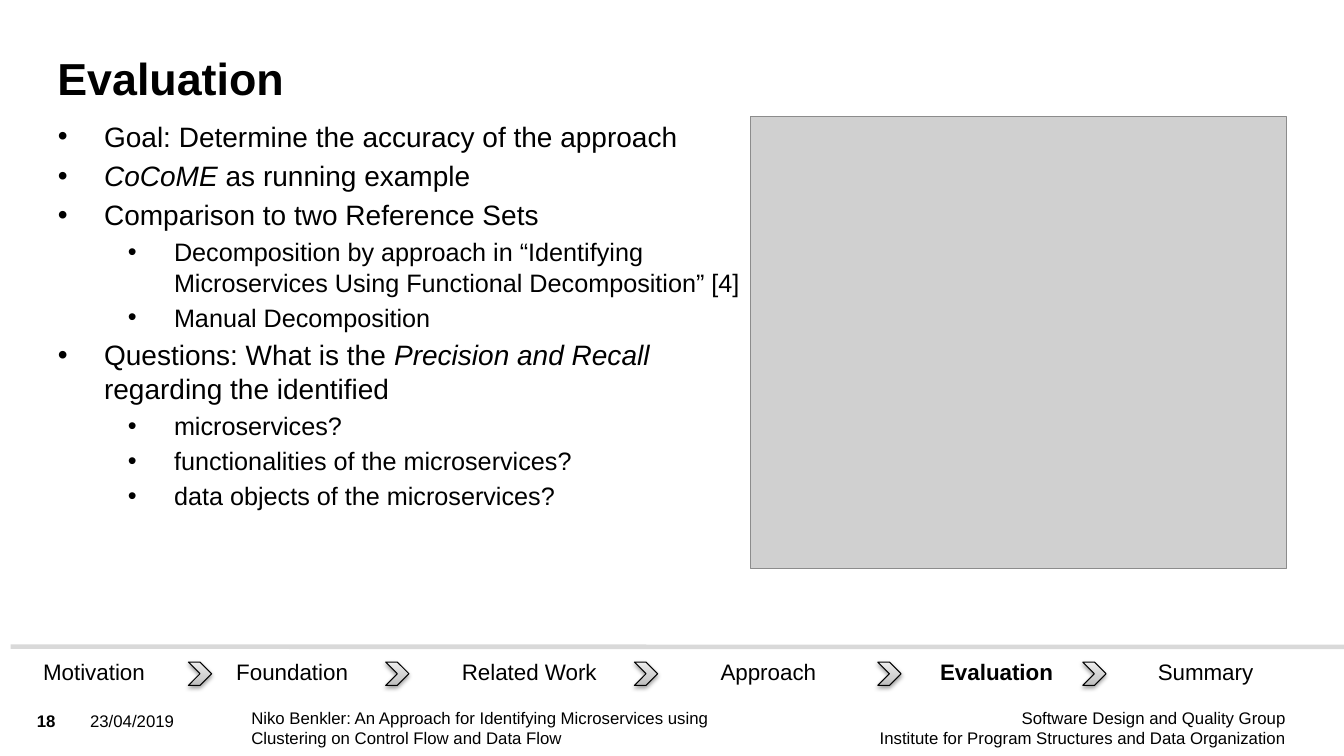
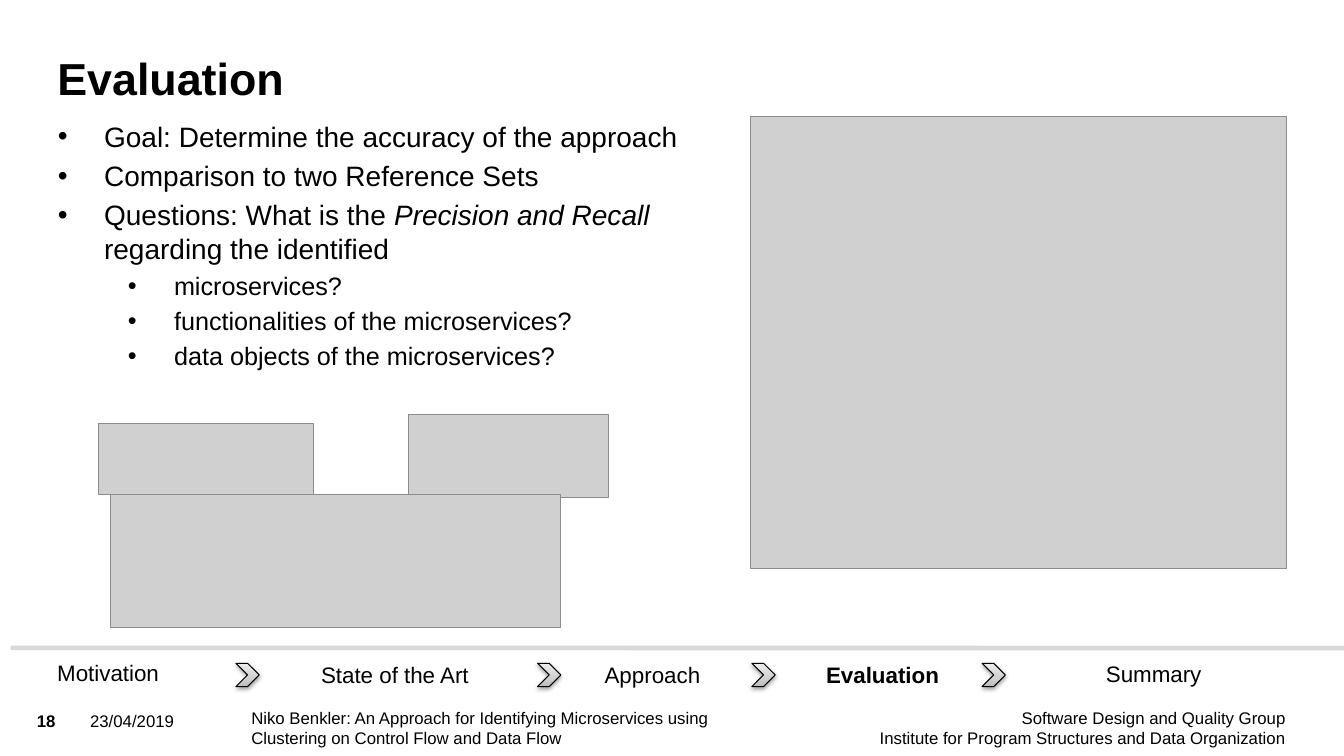
Before and after one commit to Benkler/BA, a slide deck: slide 18 of Vortrag/BA_Niko_Benkler_Presentation.pptx. Drawn at 1344x756 pixels with LibreOffice and Linux fonts; fonts in the diff are those of the drawing; grey boxes stand for pictures; background and template pictures are left out. Boxes give left, top, right and bottom in pixels: in the first picture for what was removed or moved away, otherwise in the second. Text is boxed around its words. In the diff, an @@ line names an element or a change of style, - is before the commit and + after.

```diff
--- a/Vortrag/BA_Niko_Benkler_Presentation.pptx
+++ b/Vortrag/BA_Niko_Benkler_Presentation.pptx
@@ text at (104, 165, 470, 191): paragraph removed @@
-• CoCoME as running example
@@ text at (174, 242, 739, 332): paragraphs removed @@
-  • Decomposition by approach in “Identifying Microservices Using Functional Decomposition” [4]
-  • Manual Decomposition
@@ picture added at (408, 414, 608, 498) @@
@@ picture added at (99, 423, 314, 495) @@
@@ picture added at (111, 495, 562, 628) @@
@@ text "Motivation": place and size @@
-text "Motivation" at (43, 663, 145, 681)
+text "Motivation" at (57, 664, 159, 682)
@@ text "Approach": place and size @@
-text "Approach" at (721, 663, 817, 685)
+text "Approach" at (605, 666, 701, 688)
@@ text "Evaluation": place and size @@
-text "Evaluation" at (940, 663, 1053, 681)
+text "Evaluation" at (826, 666, 939, 684)
@@ text "Summary": place and size @@
-text "Summary" at (1158, 664, 1254, 685)
+text "Summary" at (1106, 666, 1202, 687)
@@ chevron: place and size @@
-chevron at (189, 662, 212, 686)
+chevron at (236, 663, 259, 687)
@@ text removed at (236, 663, 348, 681) @@
-Foundation
@@ text added at (321, 666, 469, 684), 16 pt, text #000000 @@
+State of the Art
@@ chevron removed at (386, 662, 409, 686) @@
@@ text removed at (462, 663, 597, 681) @@
-Related Work
@@ chevron: place and size @@
-chevron at (634, 662, 657, 686)
+chevron at (537, 663, 561, 687)
@@ chevron: place and size @@
-chevron at (878, 662, 901, 686)
+chevron at (752, 663, 775, 687)
@@ chevron: place and size @@
-chevron at (1083, 662, 1106, 686)
+chevron at (982, 663, 1005, 687)
```
Also in this commit, not shown: 18 other slides changed, 6 slides added, 3 slides removed, 12 other files.
